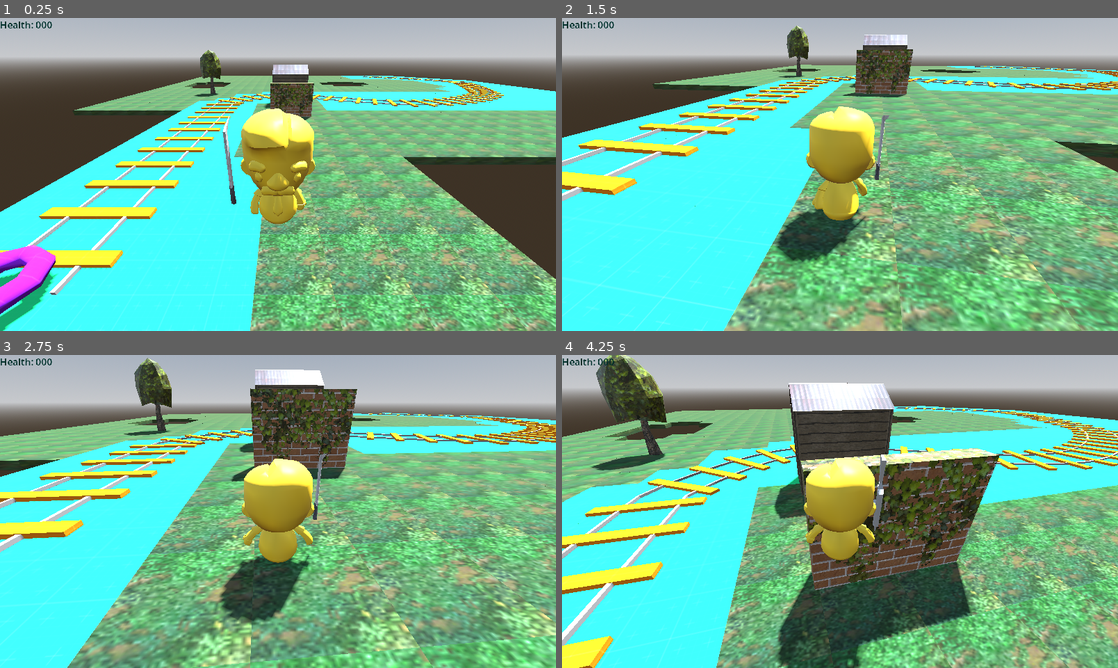
Above: before the commit, frames 1-4 (two rows, left to right).
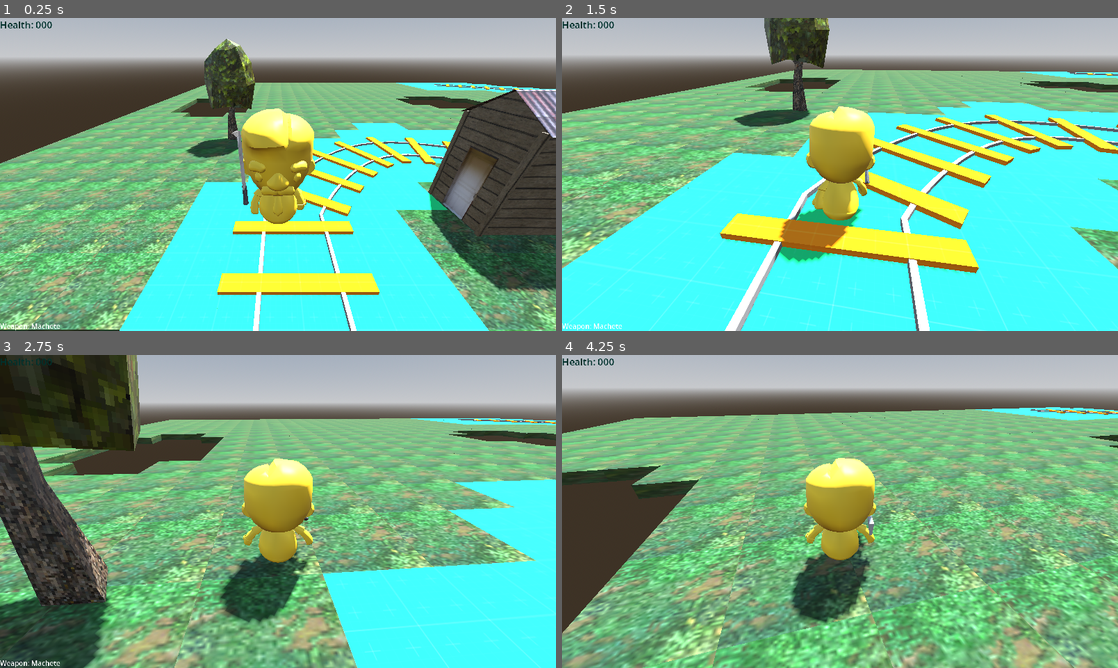
Above: after the commit, the same moments.

Repository: steelx/3d-train-fps
Game: Godot game, scene res://scenes/Level_1.tscn
The game is run twice, just before and just after one commit, with the same random seed, the same clock (stepped at 60 frames per second) and the same inputs.
Inputs (mouse positions are in pixels of both pictures, inside the frame that each line leads up to):
- Up to frame 1 (0.25 s): no input
- Up to frame 2 (1.5 s): tap Enter at 0.5 s; move the mouse to (867, 174) at 0.52 s; hold W (move_forward) from 0.53 s (still down); click (867, 174) at 0.6 s; tap Space (jump) at 0.77 s; move the mouse to (812, 174) at 1.27 s; click (812, 174) at 1.35 s
- Up to frame 3 (2.75 s): keep holding W (move_forward); tap Space (jump) at 1.52 s; move the mouse to (289, 505) at 2.02 s; tap 0 at 2.1 s; click (289, 505) at 2.3 s
- Up to frame 4 (4.25 s): keep holding W (move_forward); move the mouse to (834, 517) at 2.77 s; tap 1 at 2.85 s; tap Space (jump) at 3.02, 3.77 s; click (834, 517) at 3.05 s; move the mouse to (878, 514) at 3.52 s; tap 2 at 3.6 s; click (878, 514) at 3.8 s; right-click (878, 514) at 4.15 s

The runs differ from the first frame. In frame 1, 60% of the frame differs, in the area x 0-100%, y 6-100%; in frame 2, 63%; in frame 3, 75%, in the area x 0-100%, y 0-100%; in frame 4, 70%.

Commit message:
feat: Bullet Hit effect & emitter

Diff:
--- a/project.godot
+++ b/project.godot
@@ -58,6 +58,11 @@
 ]
 }
 
+[layer_names]
+
+3d_physics/layer_2="characters"
+3d_physics/layer_3="hitboxes"
+
 [rendering]
 
 textures/canvas_textures/default_texture_filter=0
--- a/scenes/Level_1.tscn
+++ b/scenes/Level_1.tscn
@@ -50,7 +50,7 @@
 environment = SubResource("Environment_612hj")
 
 [node name="Player" parent="." instance=ExtResource("2_glj7y")]
-transform = Transform3D(1, 0, 0, 0, 1, 0, 0, 0, 1, 6.60159, 3.15649, 0)
+transform = Transform3D(1, 0, 0, 0, 1, 0, 0, 0, 1, -0.568227, 3.15649, -20.7462)
 
 [node name="NavigationRegion3D" type="NavigationRegion3D" parent="."]
 navigation_mesh = SubResource("NavigationMesh_f2bfl")
--- a/scenes/components/WeaponManager.gd
+++ b/scenes/components/WeaponManager.gd
@@ -11,11 +11,13 @@
 	WeaponSlots.ROCKET_LAUNCHER: true
 }
 
+@onready var weapon_label := $Weapons/CanvasLayer/Label
 @onready var weapons = $Weapons.get_children()
 var current_weapon: Node3D = null:
 	set(value):
 		current_weapon = value
 		if current_weapon != null:
+			weapon_label.text = "Weapon: " + current_weapon.name
 			if current_weapon.has_method("set_active"):
 				current_weapon.set_active()
 			else:
@@ -27,6 +29,10 @@
 func _ready() -> void:
 	# Set the machete as the current weapon
 	current_weapon = $Weapons/Machete
+
+
+func _process(_delta: float) -> void:
+	pass
 
 
 func switch_to_next_weapon() -> void:
@@ -81,3 +87,7 @@
 
 func _on_machete_body_entered(body: Node3D) -> void:
 	e_machete_body_entered.emit(body)
+
+
+func attack() -> void:
+	current_weapon.get_node("AnimationPlayer").play("attack")
--- a/scenes/components/WeaponManager.tscn
+++ b/scenes/components/WeaponManager.tscn
@@ -36,32 +36,32 @@
 "values": [Vector3(0, 0, 0)]
 }
 
-[sub_resource type="Animation" id="Animation_8qqab"]
+[sub_resource type="Animation" id="Animation_gk87e"]
 resource_name = "attack"
-length = 0.5
-tracks/0/type = "value"
-tracks/0/imported = false
-tracks/0/enabled = true
-tracks/0/path = NodePath("Model:position")
-tracks/0/interp = 1
-tracks/0/loop_wrap = true
-tracks/0/keys = {
-"times": PackedFloat32Array(0, 0.3, 0.5),
-"transitions": PackedFloat32Array(1, 1, 1),
-"update": 0,
-"values": [Vector3(0, 0, 0), Vector3(0, -0.0556296, -0.230466), Vector3(0, 0, 0)]
-}
-tracks/1/type = "value"
-tracks/1/imported = false
-tracks/1/enabled = true
-tracks/1/path = NodePath("Model:rotation")
-tracks/1/interp = 1
-tracks/1/loop_wrap = true
-tracks/1/keys = {
-"times": PackedFloat32Array(0, 0.3, 0.5),
-"transitions": PackedFloat32Array(1, 1, 1),
-"update": 0,
-"values": [Vector3(0, 0, 0), Vector3(-1.22124, 1.74799, -1.73748), Vector3(0, 0, 0)]
+length = 0.6
+tracks/0/type = "value"
+tracks/0/imported = false
+tracks/0/enabled = true
+tracks/0/path = NodePath("Model:position")
+tracks/0/interp = 1
+tracks/0/loop_wrap = true
+tracks/0/keys = {
+"times": PackedFloat32Array(0, 0.2, 0.4, 0.6),
+"transitions": PackedFloat32Array(1, 1, 1, 1),
+"update": 0,
+"values": [Vector3(0, 0, 0), Vector3(0, -0.0885733, -0.0613198), Vector3(0, -0.0136267, -0.0136271), Vector3(0, 0, 0)]
+}
+tracks/1/type = "value"
+tracks/1/imported = false
+tracks/1/enabled = true
+tracks/1/path = NodePath("Model:rotation")
+tracks/1/interp = 1
+tracks/1/loop_wrap = true
+tracks/1/keys = {
+"times": PackedFloat32Array(0, 0.2, 0.4, 0.6),
+"transitions": PackedFloat32Array(1, 1, 1, 1),
+"update": 0,
+"values": [Vector3(0, 0, 0), Vector3(-1.78788, 0, 0), Vector3(-1.40143, 0, 0), Vector3(0, 0, 0)]
 }
 
 [sub_resource type="Animation" id="Animation_u0t5k"]
@@ -95,7 +95,7 @@
 [sub_resource type="AnimationLibrary" id="AnimationLibrary_bofu2"]
 _data = {
 "RESET": SubResource("Animation_lpjc4"),
-"attack": SubResource("Animation_8qqab"),
+"attack": SubResource("Animation_gk87e"),
 "idle": SubResource("Animation_u0t5k")
 }
 
@@ -374,7 +374,6 @@
 [node name="Weapons" type="Node3D" parent="."]
 
 [node name="Machete" type="Node3D" parent="Weapons"]
-visible = false
 
 [node name="Model" parent="Weapons/Machete" instance=ExtResource("2_lfm1g")]
 transform = Transform3D(0.5, 0, 0, 0, 0.5, 0, 0, 0, 0.5, 0, 0, 0)
@@ -427,4 +426,15 @@
 "": SubResource("AnimationLibrary_db0hl")
 }
 
+[node name="CanvasLayer" type="CanvasLayer" parent="Weapons"]
+
+[node name="Label" type="Label" parent="Weapons/CanvasLayer"]
+anchors_preset = 12
+anchor_top = 1.0
+anchor_right = 1.0
+anchor_bottom = 1.0
+offset_top = -23.0
+grow_horizontal = 2
+grow_vertical = 0
+
 [connection signal="body_entered" from="Weapons/Machete/Model/Area3D" to="." method="_on_machete_body_entered"]
--- /dev/null
+++ b/scenes/effects/HitScanBulletEmitter.gd
@@ -0,0 +1,42 @@
+extends Node3D
+
+var hit_effect := preload("res://scenes/effects/bullet_hit_effect.tscn")
+
+@export var distance := 10000
+
+var bodies_to_exclude := []
+var damage := 1
+
+
+func set_damage(dmg: int) -> void:
+	damage = dmg
+
+
+func set_bodies_to_exclude(bodies: Array) -> void:
+	bodies_to_exclude = bodies
+
+
+func fire() -> void:
+	var from := global_transform.origin
+	var to := from - global_transform.basis.z * distance
+	# Player is on Layer value 2 & 4 & 1 value for WorldEnvironment
+	var query := PhysicsRayQueryParameters3D.create(from, to, 1 + 2 + 4, bodies_to_exclude)
+	var result := get_world_3d().direct_space_state.intersect_ray(query)
+	if result and result.collider.has_method("hurt"):
+		result.collider.hurt(damage, result.normal)
+	elif result:
+		var effect = hit_effect.instantiate()
+		effect.global_transform.origin = result.position
+		get_tree().get_root().add_child(effect)
+		if result.normal.angle_to(Vector3.UP) < 0.008:
+			return
+		# Rotate effect
+		if result.normal.angle_to(Vector3.DOWN) < 0.008:
+			# effect.rotate_object_local(Vector3.RIGHT, PI)
+			effect.rotate(Vector3.RIGHT, PI)
+			return
+		print_debug("fire: " + str(result.normal))
+		var y: Vector3 = result.normal
+		var x: Vector3 = y.cross(Vector3.UP)
+		var z: Vector3 = x.cross(y)
+		effect.global_transform.basis = Basis(x, y, z)
--- /dev/null
+++ b/scenes/effects/HitScanBulletEmitter.tscn
@@ -0,0 +1,6 @@
+[gd_scene load_steps=2 format=3 uid="uid://cp0r2j35f78js"]
+
+[ext_resource type="Script" path="res://scenes/effects/HitScanBulletEmitter.gd" id="1_v2gel"]
+
+[node name="HitScanBullterEmitter" type="Node3D"]
+script = ExtResource("1_v2gel")
--- /dev/null
+++ b/scenes/effects/bullet_hit_effect.tscn
@@ -0,0 +1,69 @@
+[gd_scene load_steps=11 format=3 uid="uid://dl2jmutwglasj"]
+
+[ext_resource type="Texture2D" uid="uid://caywkikfqp875" path="res://resources/effects/circle32.png" id="1_0nrfc"]
+
+[sub_resource type="StandardMaterial3D" id="StandardMaterial3D_v6brm"]
+vertex_color_use_as_albedo = true
+albedo_texture = ExtResource("1_0nrfc")
+billboard_mode = 3
+billboard_keep_scale = true
+particles_anim_h_frames = 1
+particles_anim_v_frames = 1
+particles_anim_loop = false
+
+[sub_resource type="Gradient" id="Gradient_5ftmo"]
+colors = PackedColorArray(0, 0, 0, 1, 1, 0, 0, 1)
+
+[sub_resource type="GradientTexture1D" id="GradientTexture1D_wlm5i"]
+gradient = SubResource("Gradient_5ftmo")
+
+[sub_resource type="Curve" id="Curve_cudi2"]
+_data = [Vector2(0, 1), -2.69896, 0.0, 0, 0, Vector2(1, 0), -3.0, 0.0, 0, 0]
+point_count = 2
+
+[sub_resource type="CurveTexture" id="CurveTexture_xcpt4"]
+curve = SubResource("Curve_cudi2")
+
+[sub_resource type="ParticleProcessMaterial" id="ParticleProcessMaterial_eaf8a"]
+emission_shape = 1
+emission_sphere_radius = 0.1
+initial_velocity_min = 5.0
+initial_velocity_max = 6.0
+scale_min = 0.05
+scale_max = 0.1
+scale_curve = SubResource("CurveTexture_xcpt4")
+color_ramp = SubResource("GradientTexture1D_wlm5i")
+
+[sub_resource type="QuadMesh" id="QuadMesh_lu4wj"]
+
+[sub_resource type="StandardMaterial3D" id="StandardMaterial3D_452lc"]
+transparency = 1
+albedo_color = Color(0.172549, 0.0823529, 0.00784314, 1)
+albedo_texture = ExtResource("1_0nrfc")
+
+[sub_resource type="QuadMesh" id="QuadMesh_7l2fy"]
+material = SubResource("StandardMaterial3D_452lc")
+size = Vector2(0.1, 0.1)
+
+[node name="BulletHitEffect" type="Node3D"]
+
+[node name="GPUParticles3D" type="GPUParticles3D" parent="."]
+transform = Transform3D(-4.37114e-08, -1, 0, 1, -4.37114e-08, 0, 0, 0, 1, 0, 0, 0)
+material_override = SubResource("StandardMaterial3D_v6brm")
+emitting = false
+lifetime = 0.5
+one_shot = true
+explosiveness = 0.94
+process_material = SubResource("ParticleProcessMaterial_eaf8a")
+draw_pass_1 = SubResource("QuadMesh_lu4wj")
+
+[node name="MeshInstance3D" type="MeshInstance3D" parent="."]
+transform = Transform3D(1, 0, 0, 0, -4.37114e-08, 1, 0, -1, -4.37114e-08, 0, 0.00794709, 0)
+mesh = SubResource("QuadMesh_7l2fy")
+
+[node name="Timer" type="Timer" parent="."]
+wait_time = 0.05
+one_shot = true
+autostart = true
+
+[connection signal="timeout" from="Timer" to="GPUParticles3D" method="set_emitting" binds= [true]]
--- a/scenes/player/Player.gd
+++ b/scenes/player/Player.gd
@@ -1,6 +1,8 @@
 extends RigidBody3D
 class_name Player
 
+const FIRE = "fire"
+const RELOAD = "reload"
 const JUMP = "jump"
 const MOVE_FORWARD = "move_forward"
 const MOVE_BACKWARD = "move_backward"
@@ -66,6 +68,9 @@
 	if Input.is_action_just_pressed(CANCEL):
 		Input.set_mouse_mode(Input.MOUSE_MODE_VISIBLE)
 
+	if event.is_action_pressed(FIRE):
+		weapon_manager.attack()
+
 	if event.is_action_pressed(JUMP):
 		if raycast.is_colliding():
 			apply_central_impulse(Vector3.UP * JUMP_FORCE)
@@ -108,6 +113,7 @@
 
 
 func hurt(dmg: int, dir: Vector3) -> void:
+	print_debug("Player hurt")
 	health_manager.hurt(dmg, dir)
 
 
--- a/scenes/player/Player.tscn
+++ b/scenes/player/Player.tscn
@@ -46,6 +46,8 @@
 shadow_color = Color(0.439216, 0.305882, 0.203922, 0)
 
 [node name="Player" type="RigidBody3D"]
+collision_layer = 6
+collision_mask = 3
 lock_rotation = true
 linear_damp = 2.0
 script = ExtResource("1_ka5a7")
@@ -66,17 +68,18 @@
 transform = Transform3D(1, 0, 0, 0, 1, 0, 0, 0, 1, 0, 0.137715, 0)
 
 [node name="Skeleton3D" parent="Character/KayKit Animated Character2" index="0"]
-bones/0/rotation = Quaternion(-0.000567963, 0, 2.07594e-18, 1)
-bones/1/rotation = Quaternion(0.0451494, 8.27546e-27, -1.5371e-17, 0.99898)
-bones/2/rotation = Quaternion(-0.685723, -0.172662, 0.685679, -0.172673)
+bones/0/rotation = Quaternion(-0.0129977, 0, 0, 0.999916)
+bones/1/rotation = Quaternion(0.0633006, -3.54327e-26, -9.89219e-18, 0.997995)
+bones/2/rotation = Quaternion(-0.680908, -0.193098, 0.679447, -0.193465)
 bones/3/rotation = Quaternion(0.606617, -0.606617, 0.36334, 0.36334)
-bones/4/rotation = Quaternion(-0.704913, 0.286364, 0.646705, 0.0535384)
+bones/4/rotation = Quaternion(-0.698912, 0.299767, 0.646027, 0.0656538)
 bones/5/rotation = Quaternion(0.300506, -0.376591, 0.679877, 0.55285)
 
 [node name="Hand" type="Marker3D" parent="Character"]
-transform = Transform3D(1, 0, 0, 0, 1, 0, 0, 0, 1, -0.686707, 0.67133, 0.359981)
+transform = Transform3D(1, 0, 0, 0, 1, 0, 0, 0, 1, -0.5, 0.671, 0.36)
 
 [node name="WeaponManager" parent="Character/Hand" instance=ExtResource("4_udfso")]
+transform = Transform3D(-1, 0, -8.74228e-08, 0, 1, 0, 8.74228e-08, 0, -1, 0, 0, 0)
 
 [node name="AnimationTree" type="AnimationTree" parent="."]
 tree_root = SubResource("AnimationNodeStateMachine_syggq")
Not shown: 4 places in mesh/PrototypeTiles_1.tres that only renumber resources
Binary file added: resources/effects/circle32.png
Not shown, added: resources/effects/circle32.png.import
